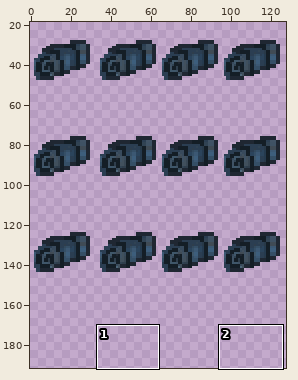
Edited in one commit: sprite sheet (Graphics/Characters/Packed.png). The picture above shows the old version from afar; the outline marks the close-up.
Close-up. First the earlier version:
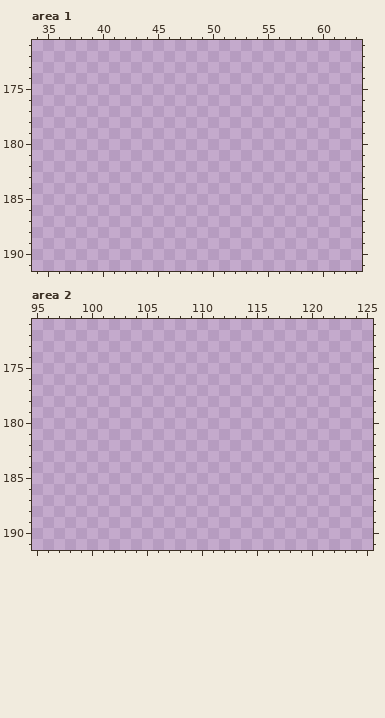
The file is 128x192 pixels. Pixels under 10% opacity are left out. Colours within 5 levels of each other are drawn and written as one. Shown: area 1: x 34..63, y 171..191; area 2: x 95..125, y 171..191. The old version is drawn lined up with the new one. The wide view leaves out empty margins. The commit also changed other parts of the picture, which this record leaves out.
And afterwards:
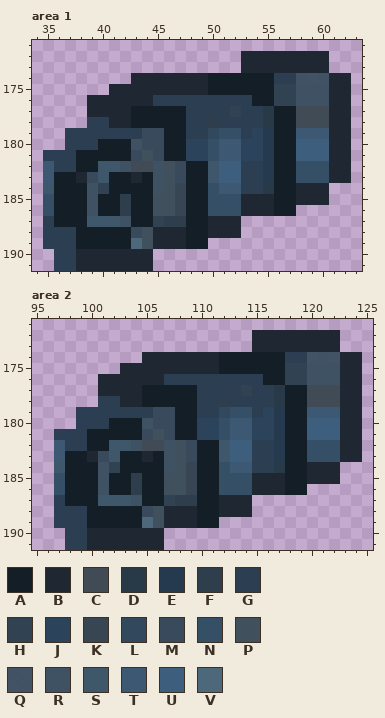
Palette (. is transparent): A #141e26  B #1f2732  C #404b55  D #283948  E #253a4e  F #2f3e4c  G #2b3e52  H #314353  J #2b445c  K #384653  L #32495d  M #384a5c  N #354f66  P #41505d  Q #3d5062f7  R #3f5264  S #3f576a  T #3c5873  U #3d5e7c  V #4e687b
Changes in this commit:
drawings rearranged on the sheet (the old picture shows each at its new place; 4 dropped ones are not shown)
Changed rows in their new state; - is an unchanged pixel.
Area 1:
first column x 35:
172 ------------------BBBBBBBB--
173 ------------------BBBBBBBB--
174 --------BBBBBBBAAAAAAGGQQQBB
175 ------BBBBBBBBBAAAAAAHHRRRBB
176 ----BBBBBBGGGGGGGGGAAHHRRRBB
177 ----BBBBAAAAAGGGGHGGDAACCCBB
178 ----GGBBAAAAAGGFGGGGDAACCCBB
179 --GGGGGGGMMAAGGLNNGJEAATTTBB
180 --GGGAAARMMAAJJNTTJJEAAUUUBB
181 GGGAAAAAMPMAAJJNTTJJEAAUUUBB
182 TGGAASSRCCRPMAASUUGGEAANNNBB
183 TAABMSAABARPMAASUUGGEAANNNBB
184 SAAARHAAAARPKAANTTGGDAABBB--
185 NAAARAAFAAPPKAANNNBBBAABBB--
186 NAAARAAFAAPPKAANNNBBBAA-----
187 GAAASSSRAAHFFAABBB----------
188 GGGAAAAAMPBBBAABBB----------
189 GGGAAAAAVPBBBAA-------------
190 -GGBBBBBBB------------------
191 -GGBBBBBBB------------------
Area 2:
first column x 97:
172 ------------------BBBBBBBB--
173 ------------------BBBBBBBB--
174 --------BBBBBBBAAAAAAGGQQQBB
175 ------BBBBBBBBBAAAAAAHHRRRBB
176 ----BBBBBBGGGGGGGGGAAHHRRRBB
177 ----BBBBAAAAAGGGGHGGDAACCCBB
178 ----GGBBAAAAAGGFGGGGDAACCCBB
179 --GGGGGGGMMAAGGLNNGJEAATTTBB
180 --GGGAAARMMAAJJNTTJJEAAUUUBB
181 GGGAAAAAMPMAAJJNTTJJEAAUUUBB
182 TGGAASSRCCRPMAASUUGGEAANNNBB
183 TAABMSAABARPMAASUUGGEAANNNBB
184 SAAARHAAAARPKAANTTGGDAABBB--
185 NAAARAAFAAPPKAANNNBBBAABBB--
186 NAAARAAFAAPPKAANNNBBBAA-----
187 GAAASSSRAAHFFAABBB----------
188 GGGAAAAAMPBBBAABBB----------
189 GGGAAAAAVPBBBAA-------------
190 -GGBBBBBBB------------------
191 -GGBBBBBBB------------------
